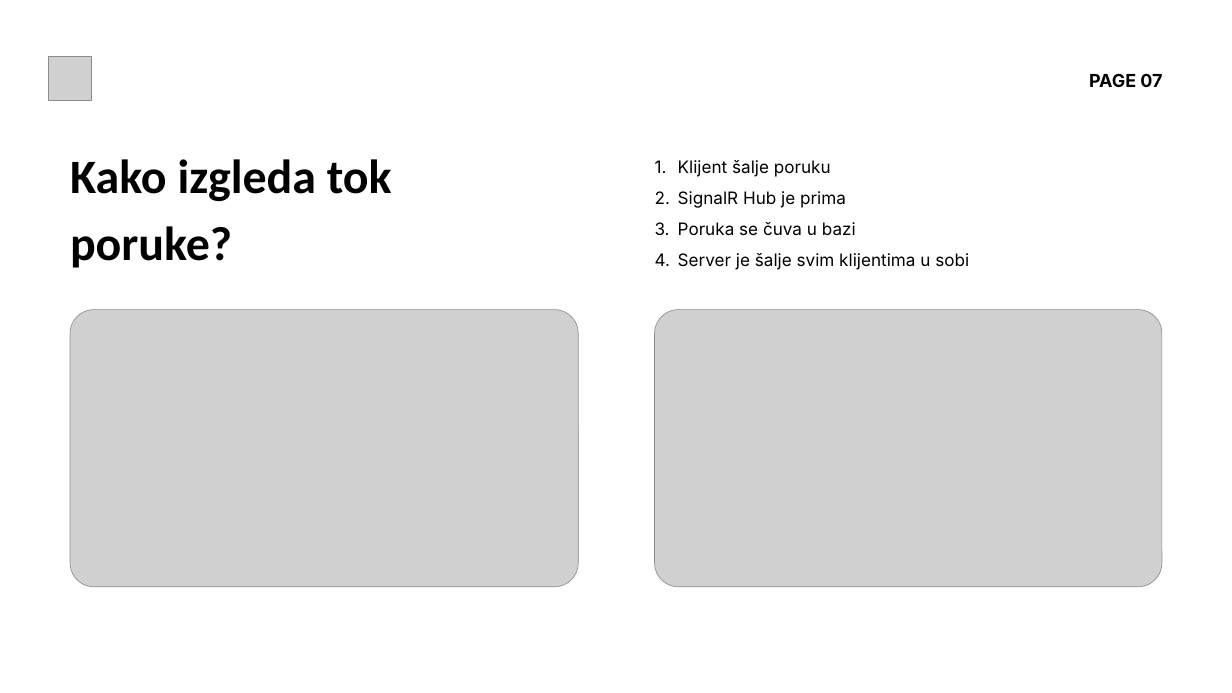
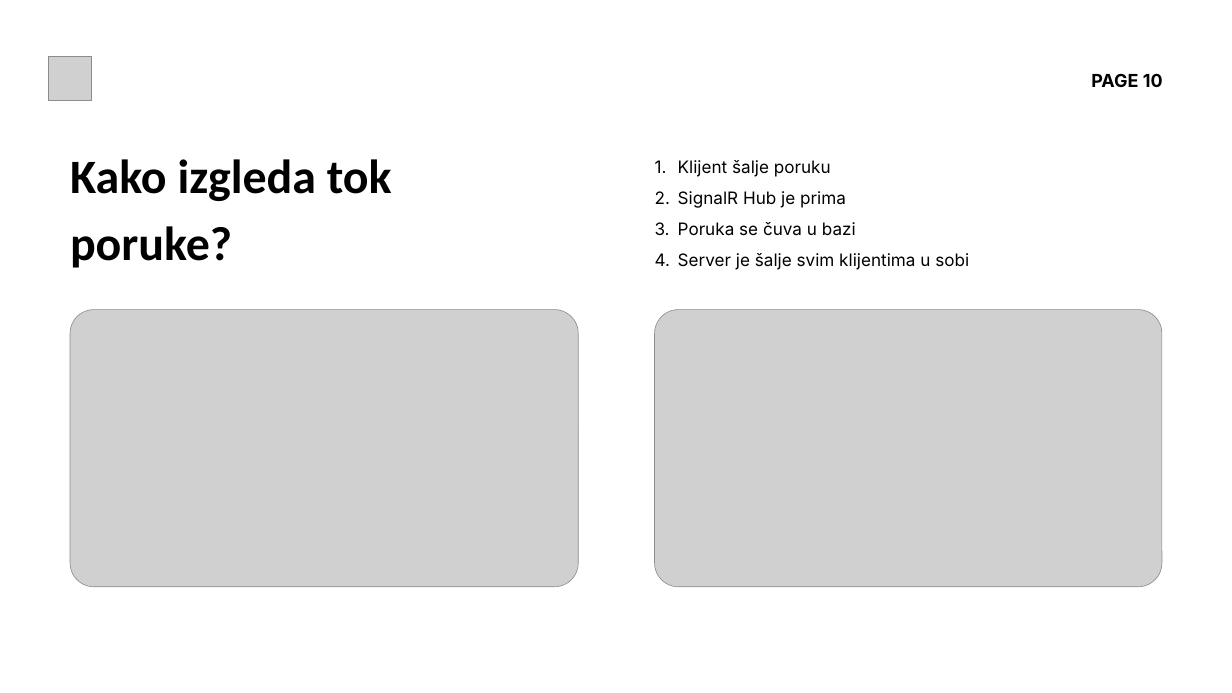
Before and after one commit to SukiDj/SignalRChat, a slide deck: slide 10 of Prezentacija.pptx (slide 7 before the commit). Drawn at 1232x693 pixels with LibreOffice and Linux fonts; fonts in the diff are those of the drawing; grey boxes stand for pictures. Boxes give left, top, right and bottom in pixels: in the first picture for what was removed or moved away, otherwise in the second. Text is boxed around its words. In the diff, an @@ line names an element or a change of style, - is before the commit and + after.

```diff
--- a/Prezentacija.pptx
+++ b/Prezentacija.pptx
@@ text at (1091, 73, 1163, 87): text changed @@
-PAGE 07
+PAGE 10
```
Also in this commit, not shown: 10 other slides changed, 5 slides added, 5 other files.
